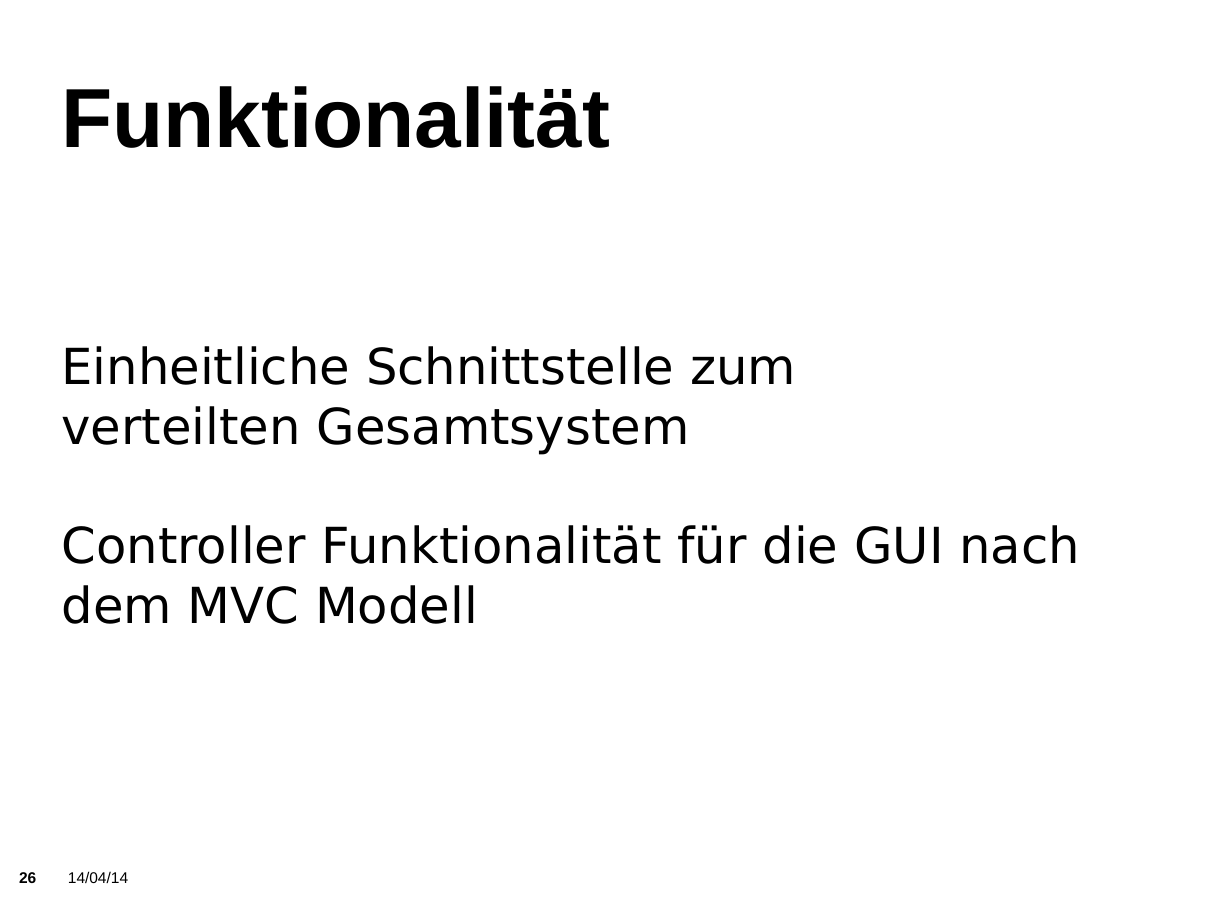
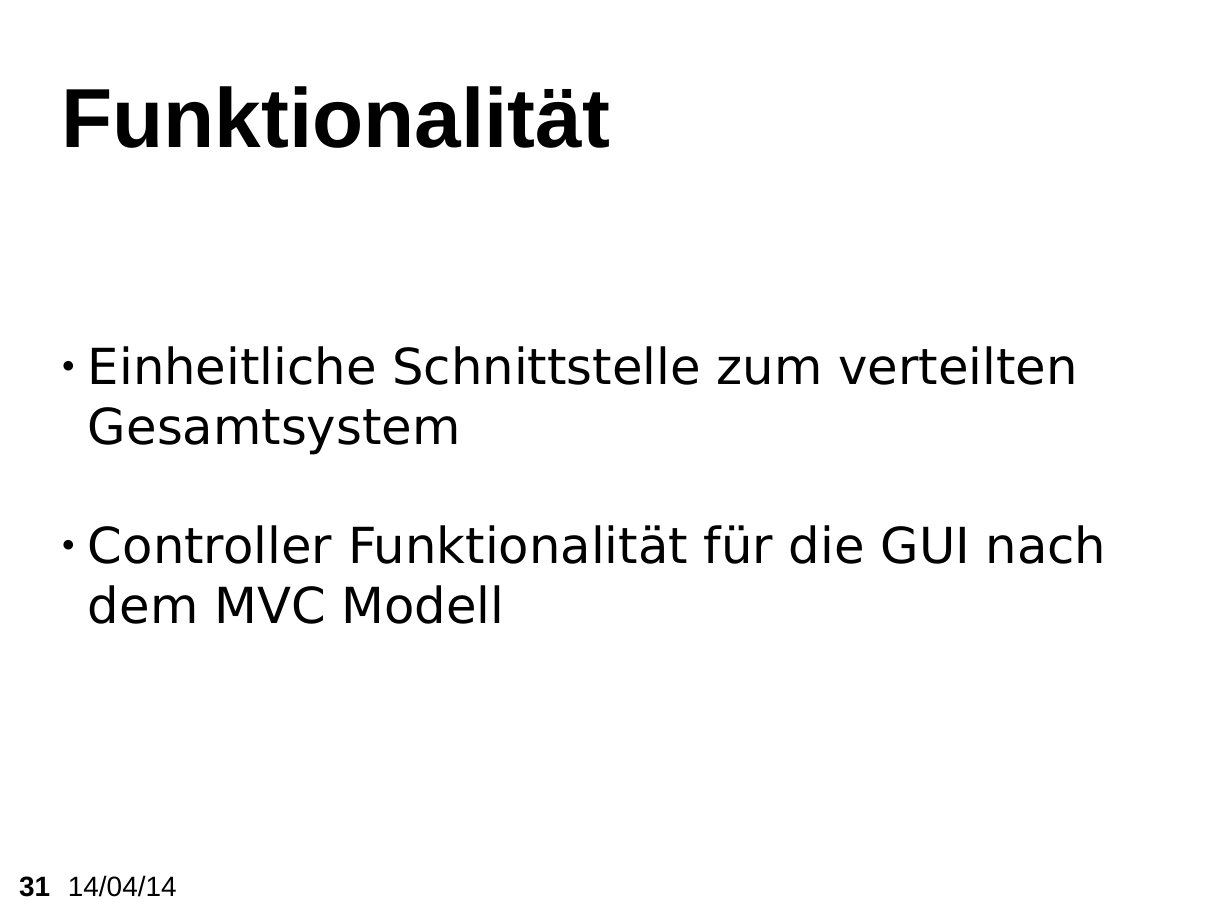
Before and after one commit to KITrokopter/Presentation, a slide deck: slide 31 of PresentationInTotal v0.1.odp (slide 26 before the commit). Drawn at 1232x924 pixels with LibreOffice and Linux fonts; fonts in the diff are those of the drawing; background and template pictures are left out. Boxes give left, top, right and bottom in pixels: in the first picture for what was removed or moved away, otherwise in the second. Text is boxed around its words. In the diff, an @@ line names an element or a change of style, - is before the commit and + after.

```diff
--- a/PresentationInTotal v0.1.odp
+++ b/PresentationInTotal v0.1.odp
@@ subtitle at (88, 346, 1077, 455): text changed @@
-Einheitliche Schnittstelle zum
-verteilten Gesamtsystem
+● Einheitliche Schnittstelle zum verteilten Gesamtsystem
@@ subtitle at (88, 525, 1107, 624): bullet none to ● @@
@@ text "14/04/14" at (68, 875, 177, 897): size 10 to 18 pt @@
@@ page number at (19, 876, 50, 897): text changed; size 10 to 18 pt @@
-26
+31
```
Also in this commit, not shown: 30 other slides changed, 7 slides added, 1 slide removed.
